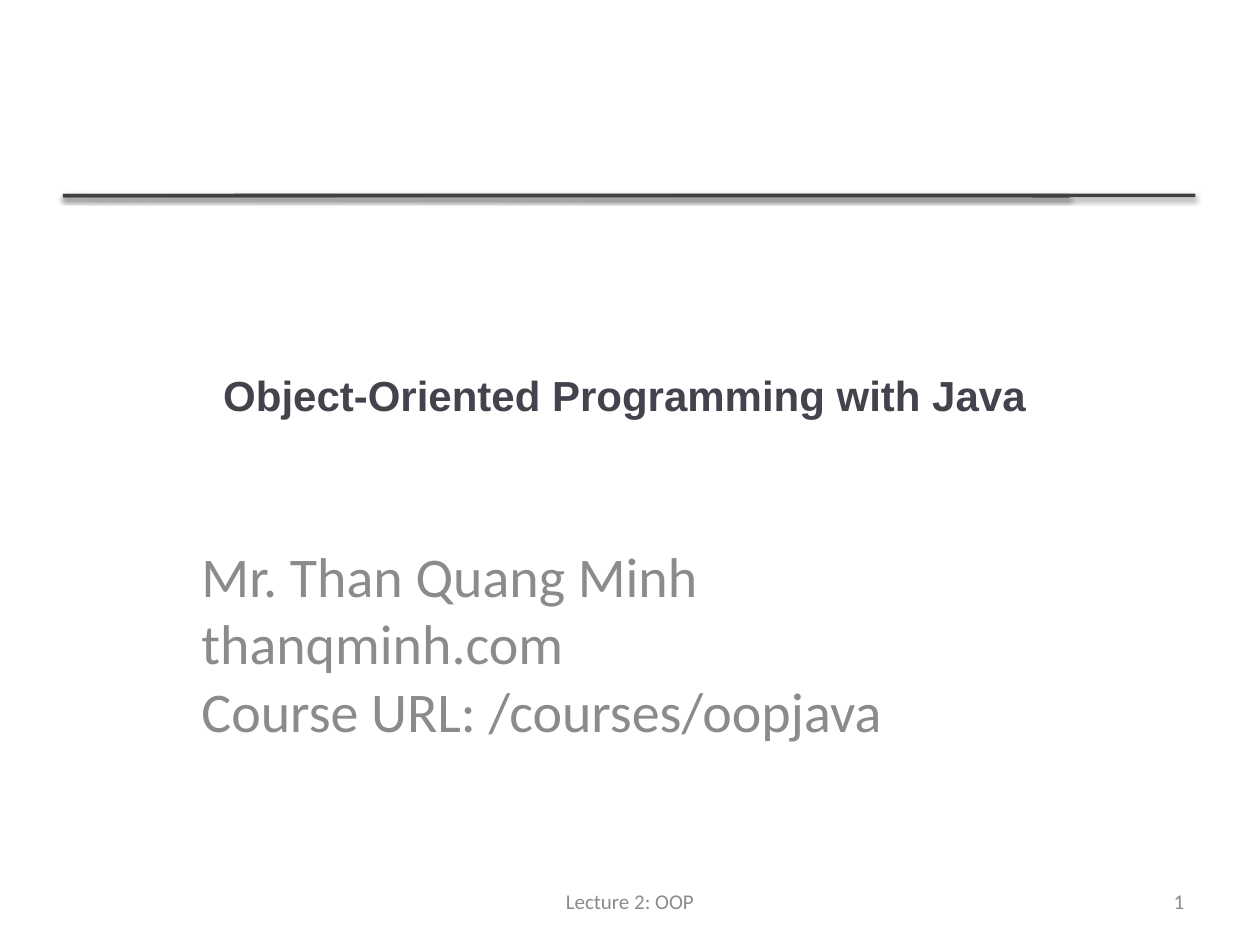
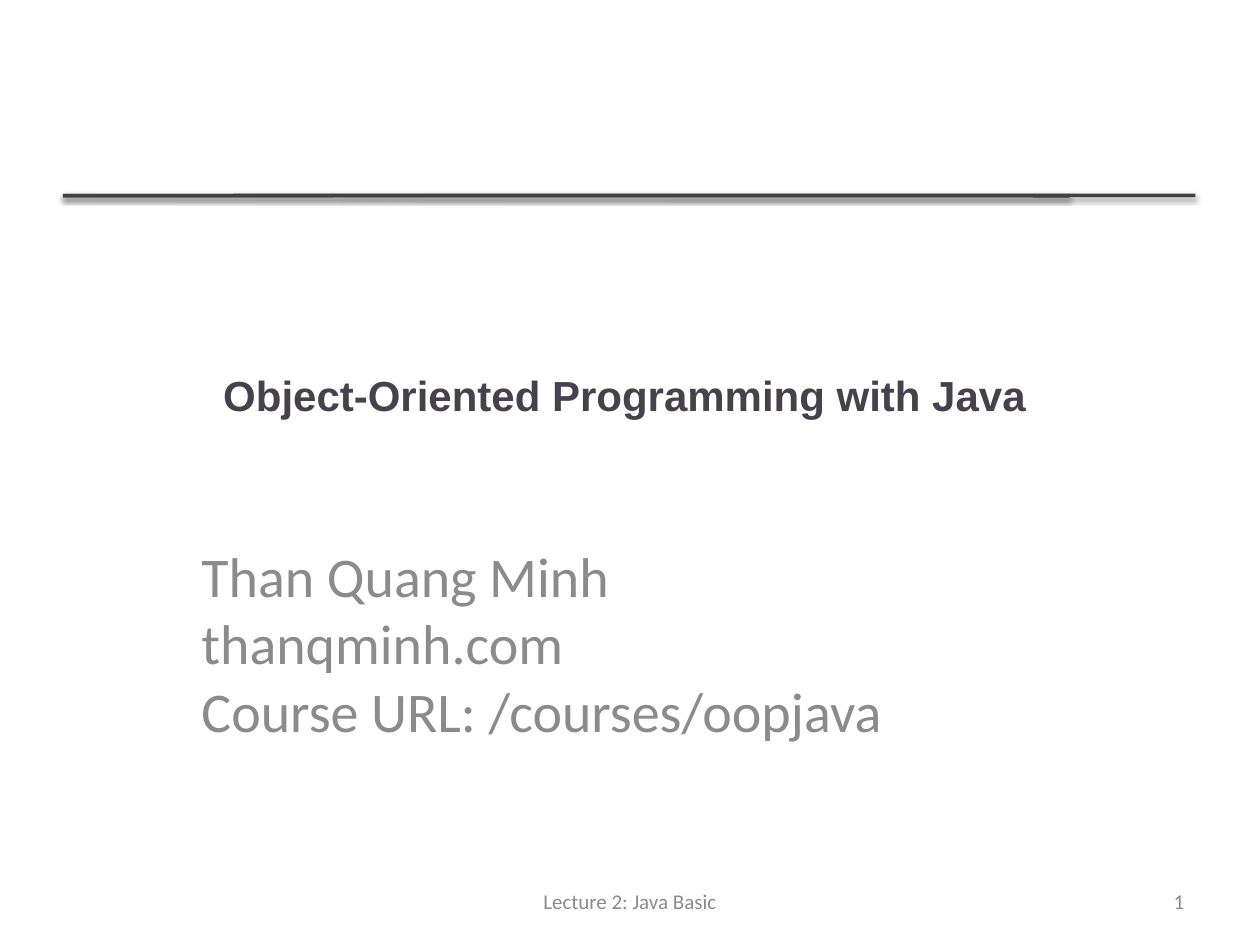
Before and after one commit to thanqminh/thanqminh.github.io, a slide deck: slide 1 of courses/oopjava/lecture2.pptx. Drawn at 1260x945 pixels with LibreOffice and Linux fonts; fonts in the diff are those of the drawing. Boxes give left, top, right and bottom in pixels: in the first picture for what was removed or moved away, otherwise in the second. Text is boxed around its words. In the diff, an @@ line names an element or a change of style, - is before the commit and + after.

Commit message:
add oop slides

```diff
--- a/courses/oopjava/lecture2.pptx
+++ b/courses/oopjava/lecture2.pptx
@@ subtitle at (x1=201, y1=558, x2=609, y2=607): text changed @@
-Mr. Than Quang Minh
+Than Quang Minh
@@ text at (x1=543, y1=895, x2=716, y2=909): text changed @@
-Lecture 2: OOP
+Lecture 2: Java Basic
```
Also in this commit, not shown: 1 other slide changed, 7 slides added, 12 slides removed, 6 other files.
